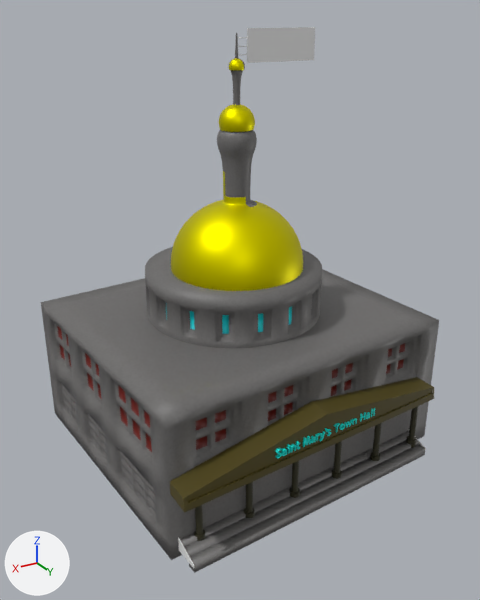
What one commit did to the FBX model Assets/Models/Saint Mary's Island/SaintMary'sIslandTownHall.fbx.
Both versions are drawn from a camera (50 mm lens) standing at (71.3, 89.2, 90.3) and looking at (2.3, -25.8, 32.8). Every picture has the same lights, and +X, +Y and +Z are marked at lower left. Where no turn or scale is listed for an object, it has been applied to the vertices.

Objects in the first picture: 'Archway', 'ArchwayAdditions', 'Flag', "SAINTMARY'STOWNHALL", "StMary'sTownHall.001".
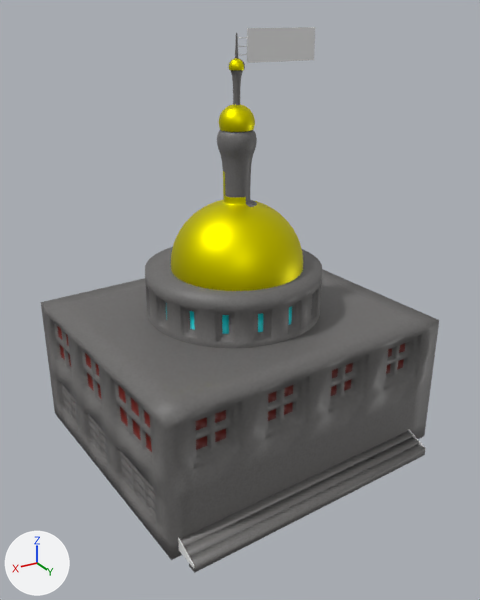
What differs and where, as boxes [x1, y1, x2, y2] in the pictures (480 x 600 px):
```json
{"object": "Archway", "change": "deleted", "before": [170, 377, 434, 513], "on screen": "brown"}
{"object": "ArchwayAdditions", "change": "deleted", "before": [194, 406, 419, 541]}
{"object": "SAINTMARY'STOWNHALL", "change": "deleted", "before": [275, 408, 375, 459], "on screen": "cyan"}
```

Edits to the scene script, one JSON object a line:
```json
{"op": "remove", "block": "ob_archway", "code": ["ob_archway = bpy.data.objects.new('Archway', me_cube_007)", "ob_archway.location = (-0.5, -0.6, 13.4)"]}
{"op": "remove", "block": "ob_archwayadditions", "code": ["ob_archwayadditions = bpy.data.objects.new('ArchwayAdditions', me_cylinder_003)", "ob_archwayadditions.location = (27.2, 1.0, -0.7)"]}
{"op": "remove", "block": "ob_saintmary_stownhall", "code": ["ob_saintmary_stownhall = bpy.data.objects.new(\"SAINTMARY'STOWNHALL\", me_text_007)", "ob_saintmary_stownhall.location = (10.0, 4.4, 15.5)"]}
```
